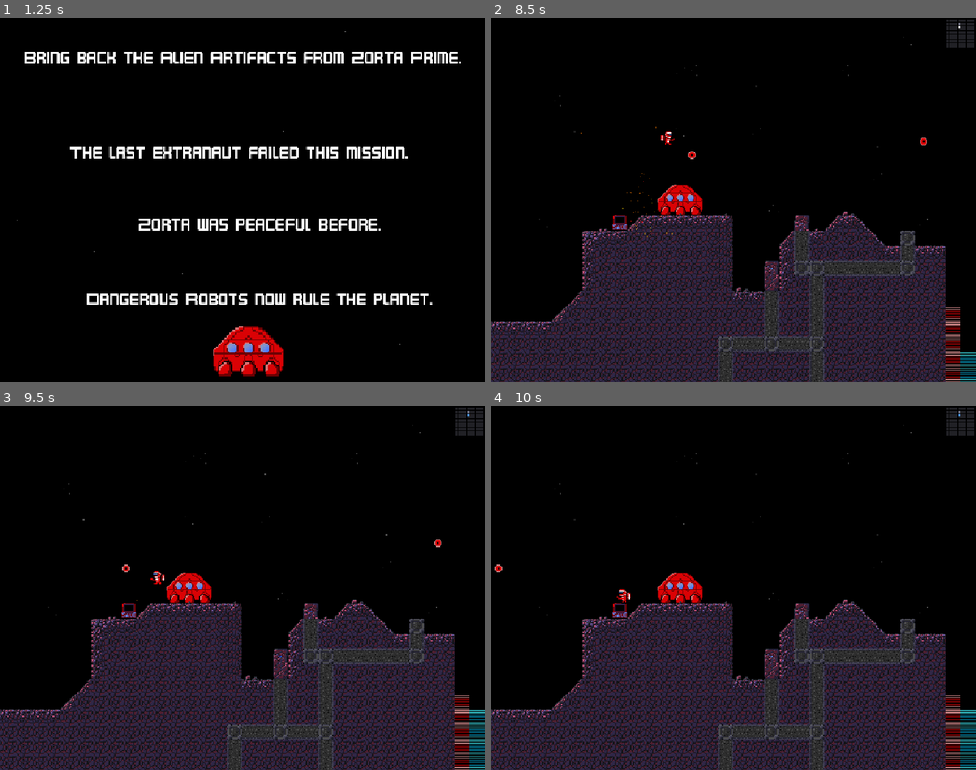
Above: before the commit, frames 1-4 (two rows, left to right).
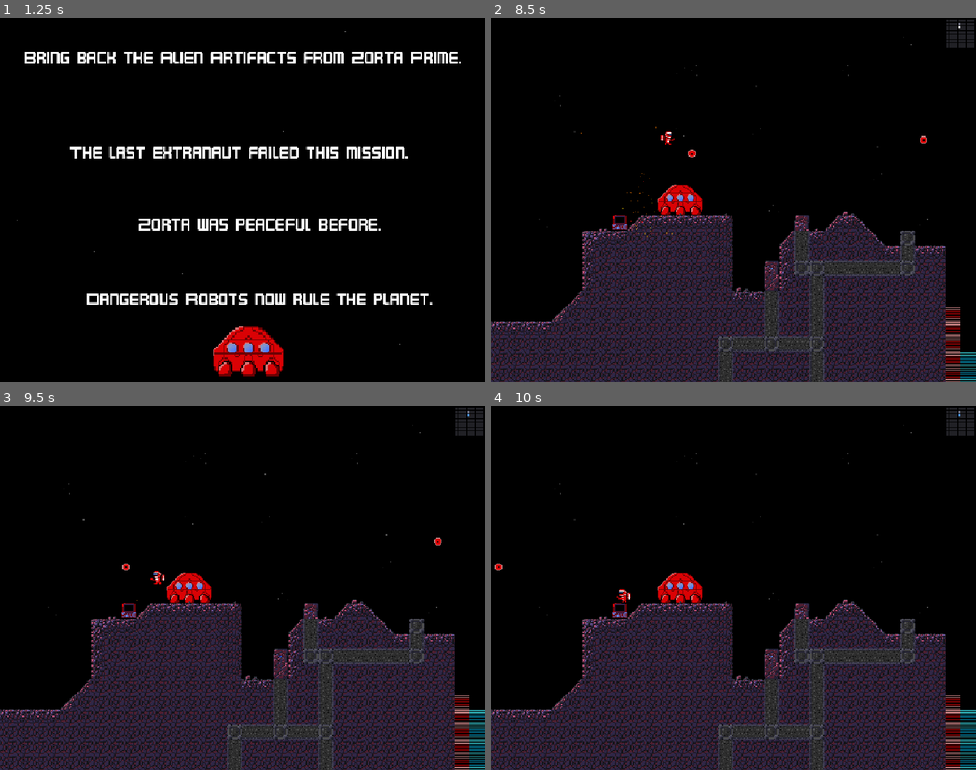
Above: after the commit, the same moments.

Repository: mattfister/extranaut
Game: Godot game, scene res://scenes/main.tscn
Two runs of this game, one before a commit and one after it. Both use one fixed random seed, a clock stepped at 60 frames per second and the inputs below.
Inputs (mouse positions are in pixels of both pictures, inside the frame that each line leads up to):
- Up to frame 1 (1.25 s): click "New Game 1" at 0.5 s
- Up to frame 2 (8.5 s): tap Enter at 1.25, 4.35, 7.25, 8.1 s; move the mouse to (840, 181) at 1.27 s; hold Right (move_right) 1.28-2.03 s; hold Z (fire) 1.28-2.03 s; click (840, 181) at 1.42 s; tap Space at 1.52, 2.27, 2.75, 3.77, 4.52, 5.27, 6.77, 7.52, 8, 8.27 s; move the mouse to (636, 218) at 2.02 s; hold Left (move_left) 2.03-2.78 s; tap Z (fire) at 2.1, 3.05, 3.8, 5.1, 6.8, 8.3 s; move the mouse to (782, 119) at 2.77 s; hold Right (move_right) 2.78-3.53 s; hold Up (jetpack) 2.78-3.53 s; move the mouse to (709, 272) at 3.52 s; hold W 3.53-4.28 s; tap X at 3.6, 7.35 s; click (709, 272) at 3.67 s; move the mouse to (879, 254) at 4.27 s; hold Z (fire) 4.28-5.03 s; hold Left (move_left) 4.28-6.53 s; move the mouse to (588, 145) at 5.02 s; move the mouse to (757, 200) at 5.77 s; hold Z (fire) 5.78-6.53 s; click (757, 200) at 5.92 s; move the mouse to (660, 109) at 6.52 s; hold Right (move_right) 6.53-7.28 s; tap Up (jetpack) at 6.6 s; move the mouse to (840, 181) at 7.27 s; hold W 7.28-8.03 s; hold Z (fire) 7.28-8.03 s; move the mouse to (636, 218) at 8.02 s; hold Right (move_right) from 8.03 s (still down); click (636, 218) at 8.17 s
- Up to frame 3 (9.5 s): move the mouse to (291, 507) at 8.77 s; release Right (move_right) at 8.78 s; hold Left (move_left) from 8.78 s (still down); hold Z (fire) from 8.78 s (still down)
- Up to frame 4 (10 s): keep holding Left (move_left); move the mouse to (709, 660) at 9.52 s; release Z (fire) at 9.53 s; tap Z (fire) at 9.6 s; tap Space at 9.77 s

Frame 1 is identical in both runs. In frame 2, less than 0.1% of the frame differs, in the area x 40-90%, y 32-39%; in frame 3, less than 0.1%; in frame 4, less than 0.1%.

Commit message:
Fix shots vanishing when fired while standing on flat ground
The muzzle was still 7 px below centre after the player's radius shrank
from 16 to 13, which put the bottom of the shot 2 px inside the floor.

Co-Authored-By: Claude Opus 5.5 <noreply@anthropic.com>

Diff:
--- a/entities/player/player.gd
+++ b/entities/player/player.gd
@@ -15,8 +15,10 @@
 const MAX_GUN_LEVEL := 4
 const WALK_FRAME_TIME := 0.06
 const WALK_MIN_SPEED := 30.0
-## Where a shot appears relative to the player's centre, facing right.
-const MUZZLE_OFFSET := Vector2(20, 7)
+## Where a shot appears relative to the player's centre, facing right. The
+## original was 7 px below a radius-16 body; 4 keeps the radius-8 shot the same
+## 1 px clear of the floor under this radius-13 one.
+const MUZZLE_OFFSET := Vector2(20, 4)
 const HIT_INVULNERABLE_TIME := 1.0
 ## While invulnerable the sprite is hidden for half of each period.
 const FLASH_PERIOD := 0.06
--- a/tools/test_monsters.gd
+++ b/tools/test_monsters.gd
@@ -38,6 +38,7 @@
 	var sections := {
 		"every_kind_runs": _test_every_kind_runs,
 		"shots_damage_monsters": _test_shots_damage_monsters,
+		"grounded_shot": _test_grounded_shot,
 		"touch_damage": _test_touch_damage,
 		"powerups": _test_powerups,
 		"save_point": _test_save_point,
@@ -98,6 +99,22 @@
 	_launch(EnergyBallScene, Vector2(420, REST_Y), Vector2(500, 0))
 	await _frames(30)
 	_expect(is_instance_valid(spiky), "spiky head ignores shots")
+
+
+func _test_grounded_shot() -> void:
+	_new_arena()
+	await _frames(30)
+	Input.action_press("fire")
+	await _frames(2)
+	Input.action_release("fire")
+	_expect(_shot_log.size() == 1, "the player fires one shot, got %d" % _shot_log.size())
+	if _shot_log.size() == 1:
+		# Untyped: the shot may already be freed, which a typed assignment rejects.
+		var shot = _shot_log[0].shot
+		await _frames(20)
+		_expect(is_instance_valid(shot), "a shot fired while standing on the floor survives")
+		if is_instance_valid(shot):
+			_expect(shot.position.x > _player.position.x + 150.0, "the shot flies along the floor, x %.1f" % shot.position.x)
 
 
 func _test_touch_damage() -> void:
@@ -350,6 +367,7 @@
 func _add_shot(shot: RigidBody2D) -> void:
 	_arena.add_child(shot)
 	_shot_log.append({
+		"shot": shot,
 		"enemy": shot.is_in_group("enemy_shots"),
 		"velocity": shot.linear_velocity,
 		"gravity_scale": shot.gravity_scale,
